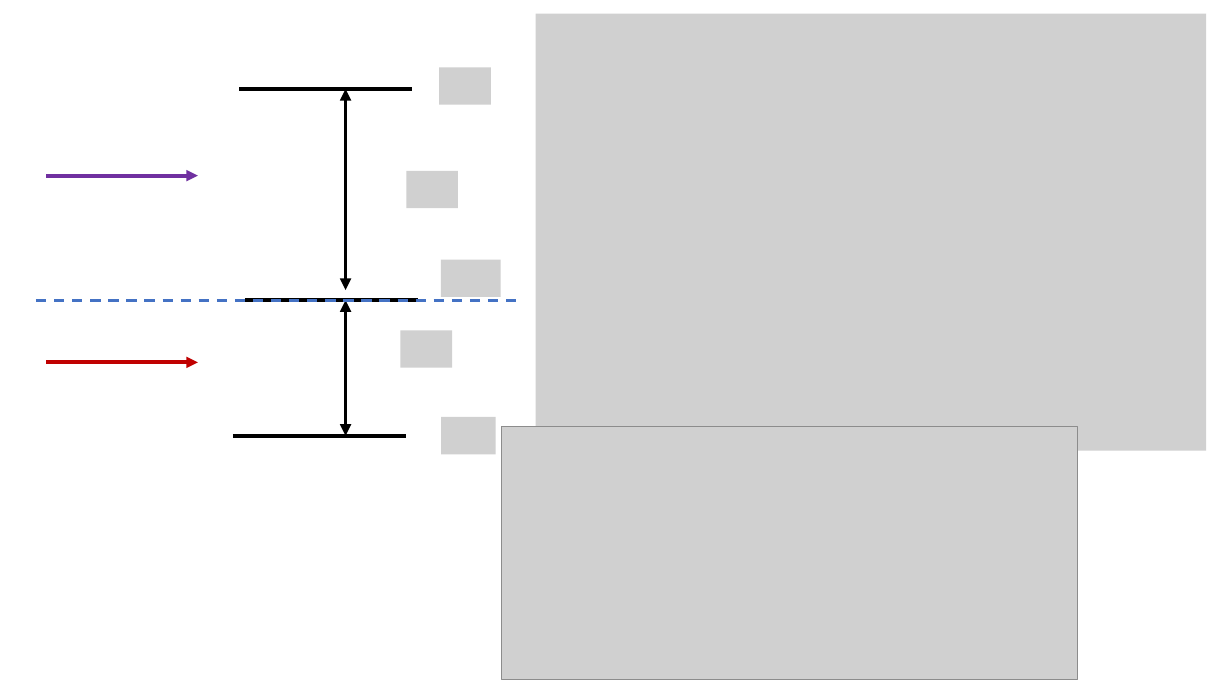
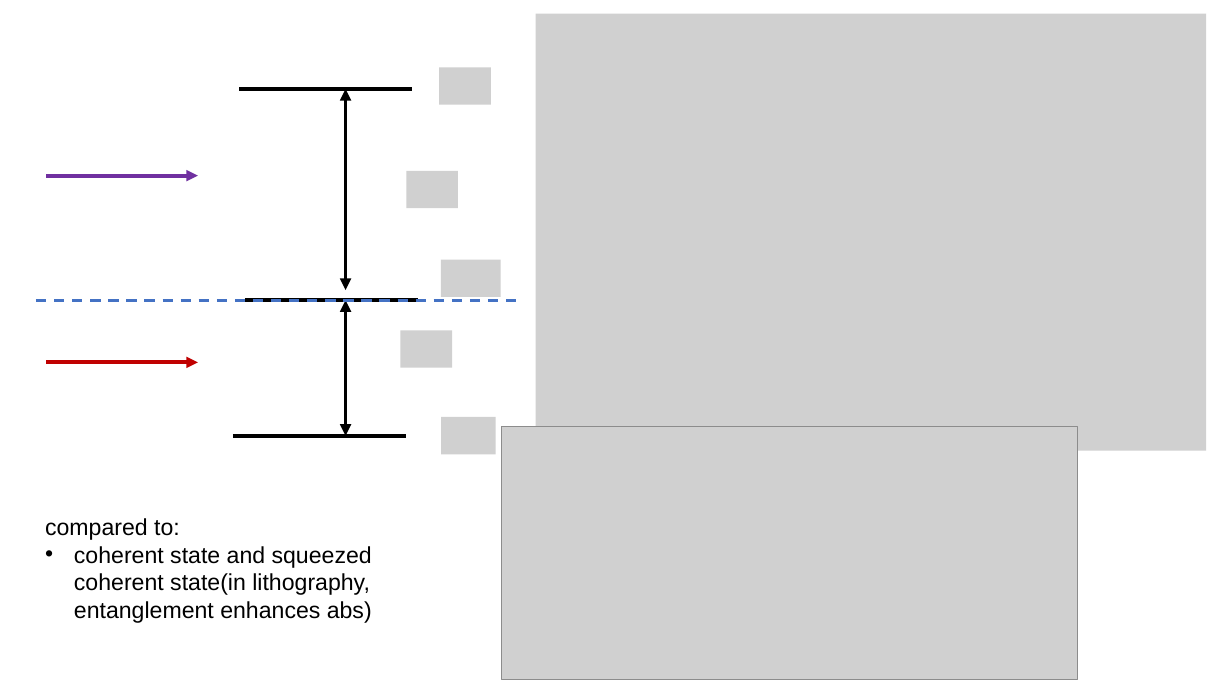
Before and after one commit to youjieyu888/circular-waveguide, a slide deck: slide 2 of absorption/two-photon enhancement.pptx. Drawn at 1232x693 pixels with LibreOffice and Linux fonts; fonts in the diff are those of the drawing; grey boxes stand for pictures. Boxes give left, top, right and bottom in pixels: in the first picture for what was removed or moved away, otherwise in the second. Text is boxed around its words. In the diff, an @@ line names an element or a change of style, - is before the commit and + after.

```diff
--- a/absorption/two-photon enhancement.pptx
+++ b/absorption/two-photon enhancement.pptx
@@ text added at bbox=[45, 518, 372, 623], 18 pt, text #000000 @@
+compared to:
+• coherent state and squeezed coherent state(in lithography, entanglement enhances abs)
```
Also in this commit, not shown: 1 other slide changed, 1 other file.
